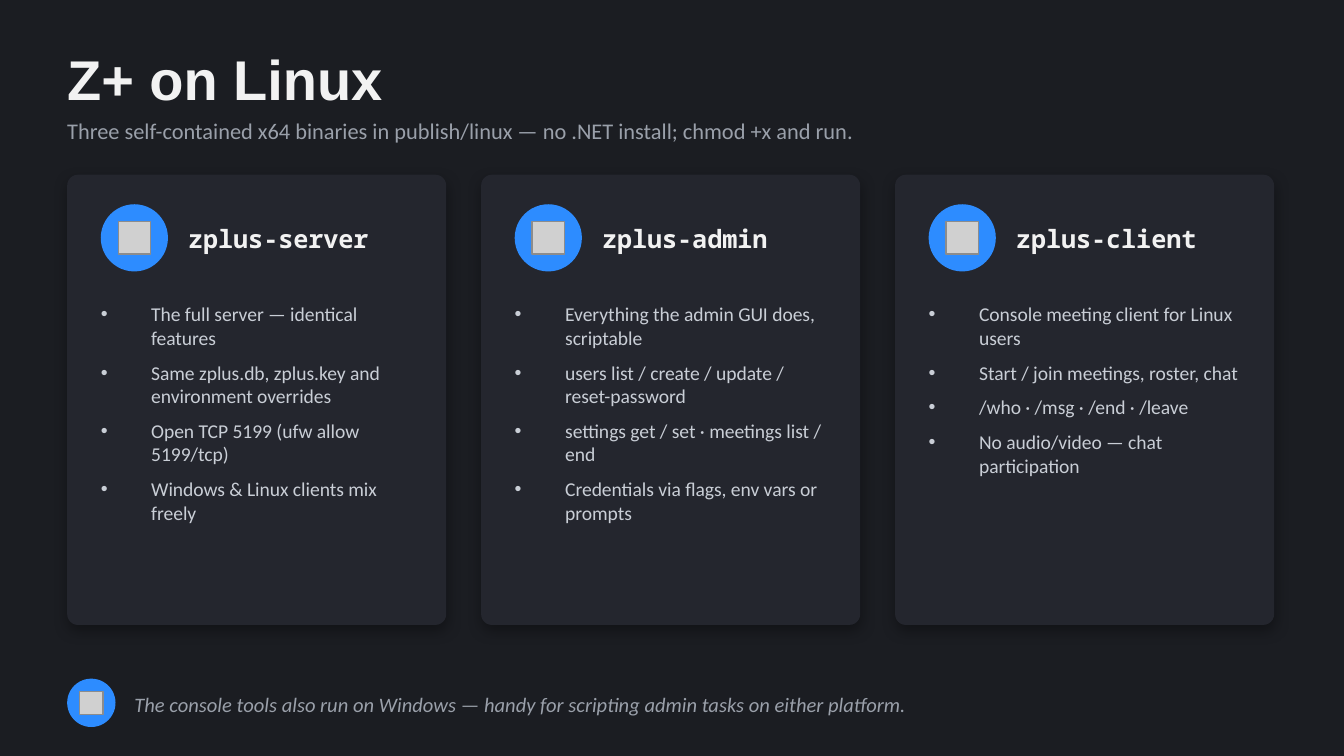
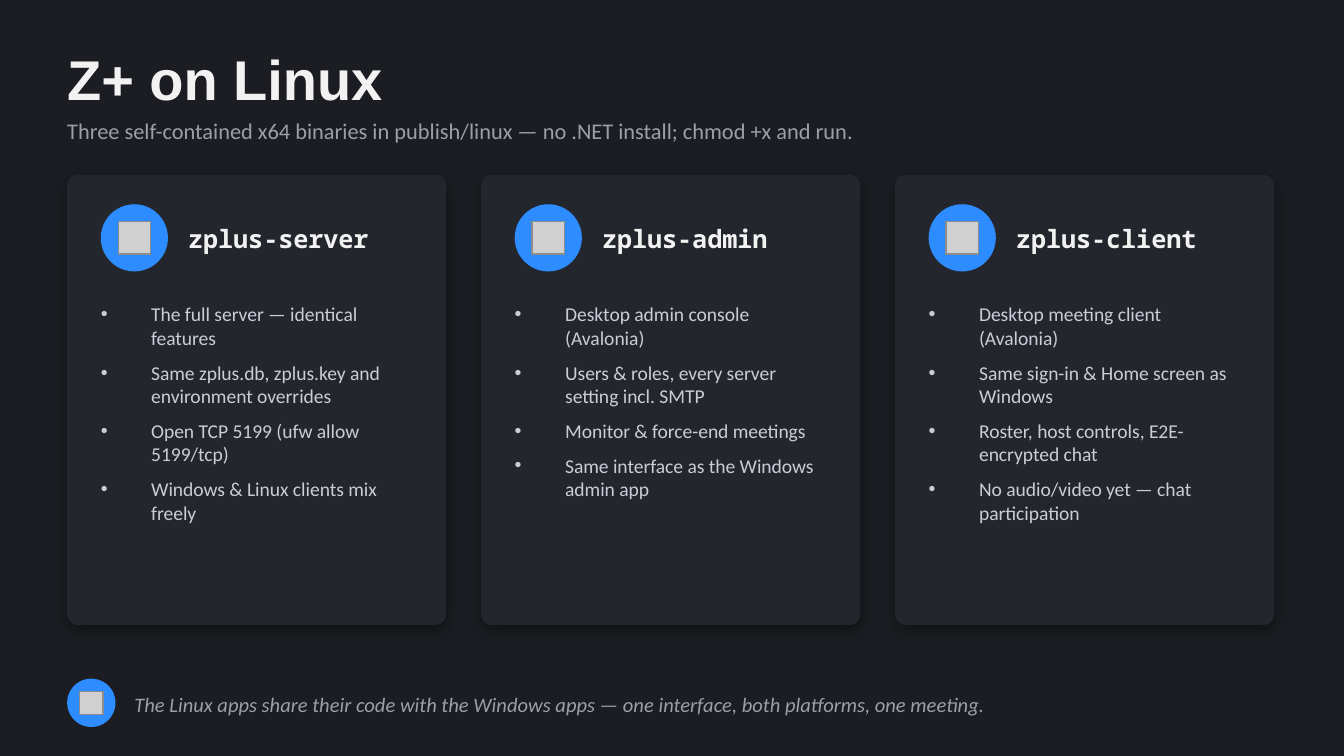
Before and after one commit to muleskin/Zplus, a slide deck: slide 17 of docs/Z+ User & Admin Guide.pptx. Drawn at 1344x756 pixels with LibreOffice and Linux fonts; fonts in the diff are those of the drawing; grey boxes stand for pictures. Boxes give left, top, right and bottom in pixels: in the first picture for what was removed or moved away, otherwise in the second. Text is boxed around its words. In the diff, an @@ line names an element or a change of style, - is before the commit and + after.

```diff
--- a/docs/Z+ User & Admin Guide.pptx
+++ b/docs/Z+ User & Admin Guide.pptx
@@ text at [565, 307, 814, 499]: text changed @@
-• Everything the admin GUI does, scriptable
-• users list / create / update / reset-password
-• settings get / set · meetings list / end
-• Credentials via flags, env vars or prompts
+• Desktop admin console (Avalonia)
+• Users & roles, every server setting incl. SMTP
+• Monitor & force-end meetings
+• Same interface as the Windows admin app
@@ text at [979, 307, 1227, 523]: text changed @@
-• Console meeting client for Linux users
-• Start / join meetings, roster, chat
-• /who · /msg · /end · /leave
-• No audio/video — chat participation
+• Desktop meeting client (Avalonia)
+• Same sign-in & Home screen as Windows
+• Roster, host controls, E2E-encrypted chat
+• No audio/video yet — chat participation
@@ text at [134, 698, 984, 716]: text changed @@
-The console tools also run on Windows — handy for scripting admin tasks on either platform.
+The Linux apps share their code with the Windows apps — one interface, both platforms, one meeting.
```
Also in this commit, not shown: 8 other files.
